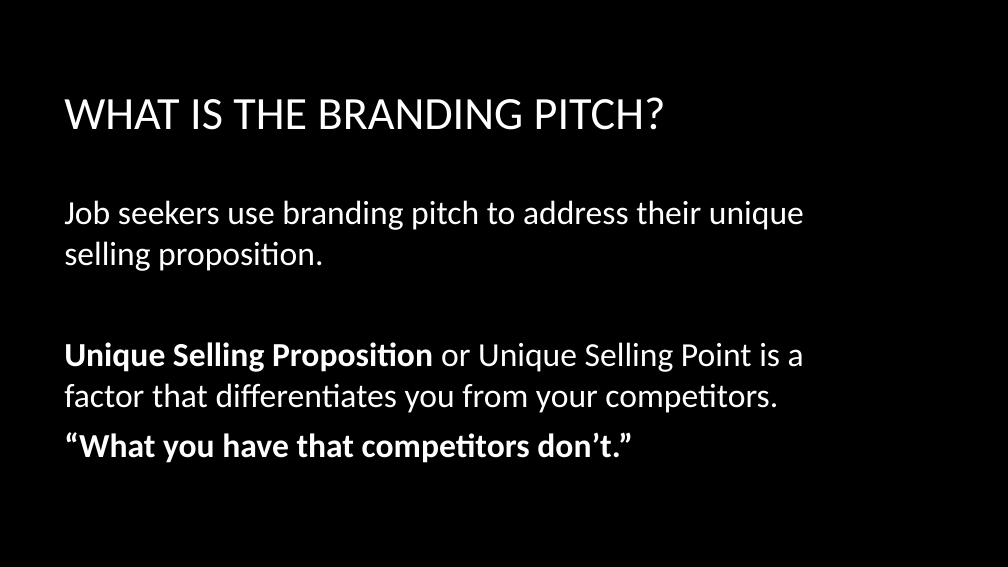
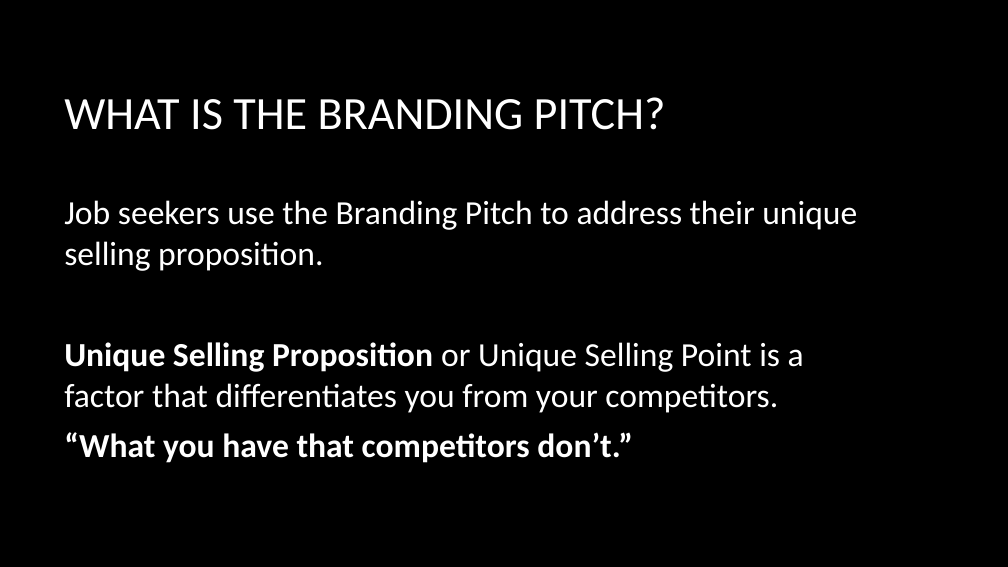
Before and after one commit to ar94952/Workshops, a slide deck: slide 3 of Branding pitch.pptx. Drawn at 1008x567 pixels with LibreOffice and Linux fonts; fonts in the diff are those of the drawing; background and template pictures are left out. Boxes give left, top, right and bottom in pixels: in the first picture for what was removed or moved away, otherwise in the second. Text is boxed around its words. In the diff, an @@ line names an element or a change of style, - is before the commit and + after.

```diff
--- a/Branding pitch.pptx
+++ b/Branding pitch.pptx
@@ text at [64, 200, 857, 271]: text changed @@
-Job seekers use branding pitch to address their unique selling proposition.
+Job seekers use the Branding Pitch to address their unique selling proposition.
```
Also in this commit, not shown: 5 other slides changed.
